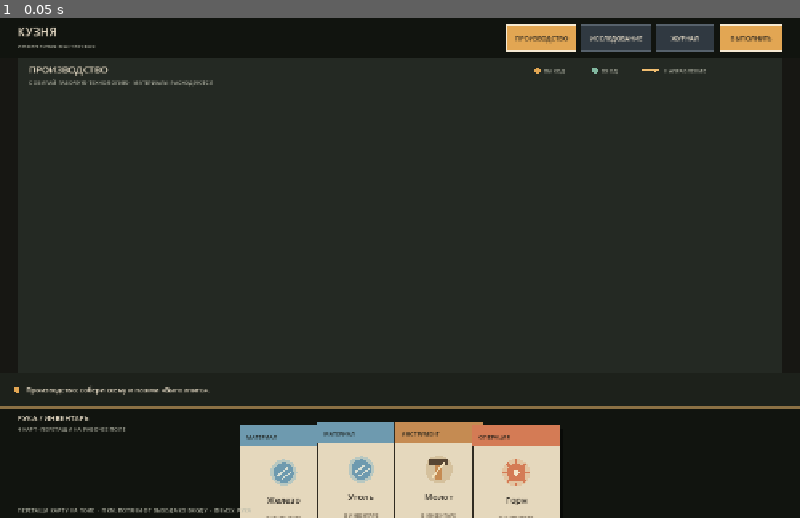
Above: before the commit, frame 1.
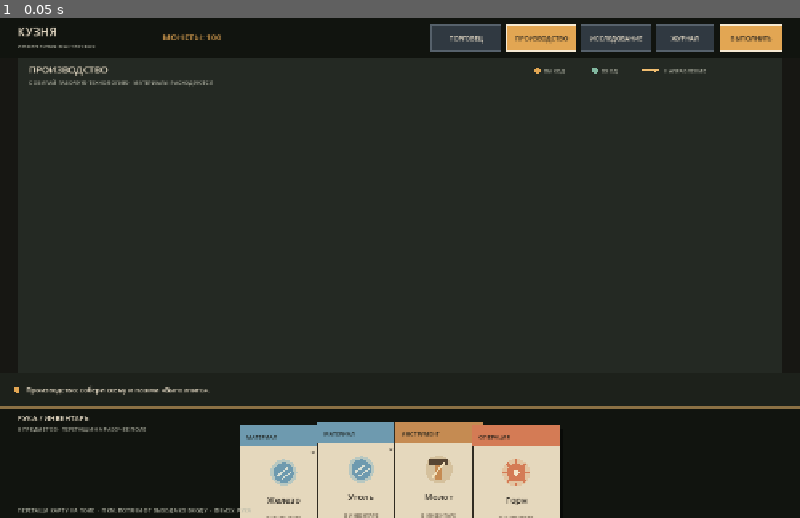
Above: after the commit, the same moment.

Repository: Blyaprint/new-1-bit-kuznya
Game: Godot game, scene res://scenes/board_prototype.tscn
Same seed, same stepped clock (60 frames per second), same inputs: the game is played once before the commit and once after it.
Inputs:
- Up to frame 1 (0.05 s): no input

The runs differ from the first frame. In frame 1, 0.7% of the frame differs, in the area x 2-63%, y 1-88%.

Commit message:
Add inventory quantities, trader economy and save/load core

Diff:
--- a/scripts/board_prototype.gd
+++ b/scripts/board_prototype.gd
@@ -19,6 +19,10 @@
 const OPERATION_COLOR := Color("#d47b55")
 const OBJECT_COLOR := Color("#8a9b72")
 const PRODUCT_COLOR := Color("#d2b45d")
+const SAVE_PATH := "user://kuznya_save.json"
+const IRON_BUY_PRICE := 12
+const COAL_BUY_PRICE := 5
+const HORSESHOE_SELL_PRICE := 30
 
 # Card definitions are shared; each mode keeps its own placement and graph.
 var cards: Array[Dictionary] = []
@@ -29,6 +33,8 @@
 
 var mode := "production"
 var journal_open := false
+var market_open := false
+var money := 100
 var drag_card_id := -1
 var drag_from_hand := false
 var drag_offset := Vector2.ZERO
@@ -44,18 +50,20 @@
 func _ready() -> void:
 	font = ThemeDB.fallback_font
 	mouse_filter = Control.MOUSE_FILTER_STOP
-	_add_card("Железо", "МАТЕРИАЛ")
-	_add_card("Уголь", "МАТЕРИАЛ")
+	_add_card("Железо", "МАТЕРИАЛ", 3)
+	_add_card("Уголь", "МАТЕРИАЛ", 3)
 	_add_card("Молот", "ИНСТРУМЕНТ")
 	_add_card("Горн", "ОПЕРАЦИЯ")
+	_load_game()
 	queue_redraw()
 
 
-func _add_card(title: String, category: String) -> void:
+func _add_card(title: String, category: String, quantity: int = 1) -> void:
 	cards.append({
 		"id": next_card_id,
 		"title": title,
 		"category": category,
+		"quantity": quantity,
 		"production_place": "hand",
 		"production_position": Vector2.ZERO,
 		"research_place": "hand",
@@ -97,6 +105,17 @@
 	elif event is InputEventMouseButton and event.button_index == MOUSE_BUTTON_LEFT:
 		mouse_position = event.position
 		if event.pressed:
+			if _market_button_rect().has_point(mouse_position):
+				market_open = not market_open
+				journal_open = false
+				accept_event()
+				queue_redraw()
+				return
+			if market_open:
+				_handle_market_click(mouse_position)
+				accept_event()
+				queue_redraw()
+				return
 			if _production_button_rect().has_point(mouse_position):
 				_switch_mode("production")
 				accept_event()
@@ -183,6 +202,10 @@
 	queue_redraw()
 
 
+func _market_button_rect() -> Rect2:
+	return Rect2(Vector2(size.x - 590.0, 12.0), Vector2(112.0, 40.0))
+
+
 func _production_button_rect() -> Rect2:
 	return Rect2(Vector2(size.x - 470.0, 12.0), Vector2(112.0, 40.0))
 
@@ -197,6 +220,116 @@
 
 func _action_button_rect() -> Rect2:
 	return Rect2(Vector2(size.x - 128.0, 12.0), Vector2(100.0, 40.0))
+
+
+func _market_panel_rect() -> Rect2:
+	return Rect2(size.x * 0.5 - 210.0, size.y * 0.5 - 170.0, 420.0, 340.0)
+
+
+func _market_action_rect(index: int) -> Rect2:
+	return Rect2(_market_panel_rect().position + Vector2(24.0, 86.0 + index * 48.0), Vector2(372.0, 38.0))
+
+
+func _handle_market_click(point: Vector2) -> void:
+	if _market_action_rect(0).has_point(point):
+		_buy_resource("Железо", IRON_BUY_PRICE)
+	elif _market_action_rect(1).has_point(point):
+		_buy_resource("Уголь", COAL_BUY_PRICE)
+	elif _market_action_rect(2).has_point(point):
+		_sell_horseshoes()
+	elif _market_action_rect(3).has_point(point):
+		_save_game()
+	elif _market_action_rect(4).has_point(point):
+		_load_game()
+
+
+func _buy_resource(title: String, price: int) -> void:
+	if money < price:
+		execution_message = "Не хватает денег. Нужно: %d монет." % price
+		return
+	money -= price
+	var found := false
+	for card in cards:
+		if str(card.title) == title:
+			card.quantity = int(card.get("quantity", 1)) + 1
+			found = true
+			break
+	if not found:
+		_add_card(title, "МАТЕРИАЛ")
+	execution_message = "Куплено: %s. Остаток: %d монет." % [title.to_lower(), money]
+	_save_game()
+
+
+func _sell_horseshoes() -> void:
+	var sold := 0
+	for card in cards.duplicate():
+		if str(card.title) == "Подкова":
+			sold += int(card.get("quantity", 1))
+			cards.erase(card)
+	if sold == 0:
+		execution_message = "Пока нечего продавать. Сначала изготовь подковы."
+		return
+	money += sold * HORSESHOE_SELL_PRICE
+	execution_message = "Продано подков: %d. Выручка: %d монет." % [sold, sold * HORSESHOE_SELL_PRICE]
+	_save_game()
+
+
+func _save_game() -> void:
+	var saved_cards: Array[Dictionary] = []
+	for card in cards:
+		var data: Dictionary = card.duplicate()
+		data["production_position"] = [Vector2(card.production_position).x, Vector2(card.production_position).y]
+		data["research_position"] = [Vector2(card.research_position).x, Vector2(card.research_position).y]
+		saved_cards.append(data)
+	var payload := {
+		"version": 1,
+		"money": money,
+		"cards": saved_cards,
+		"production_links": production_links,
+		"research_links": research_links,
+		"discoveries": discoveries,
+		"next_card_id": next_card_id
+	}
+	var file := FileAccess.open(SAVE_PATH, FileAccess.WRITE)
+	if file == null:
+		execution_message = "Не удалось сохранить игру."
+		return
+	file.store_string(JSON.stringify(payload))
+	execution_message = "Игра сохранена."
+
+
+func _load_game() -> void:
+	if not FileAccess.file_exists(SAVE_PATH):
+		return
+	var file := FileAccess.open(SAVE_PATH, FileAccess.READ)
+	if file == null:
+		return
+	var parsed: Variant = JSON.parse_string(file.get_as_text())
+	if typeof(parsed) != TYPE_DICTIONARY or int(parsed.get("version", 0)) != 1:
+		return
+	money = maxi(0, int(parsed.get("money", 100)))
+	cards.clear()
+	for raw_card in parsed.get("cards", []):
+		if typeof(raw_card) != TYPE_DICTIONARY:
+			continue
+		var card: Dictionary = raw_card.duplicate()
+		var pp: Array = card.get("production_position", [0.0, 0.0])
+		var rp: Array = card.get("research_position", [0.0, 0.0])
+		card["production_position"] = Vector2(float(pp[0]), float(pp[1]))
+		card["research_position"] = Vector2(float(rp[0]), float(rp[1]))
+		card["quantity"] = maxi(1, int(card.get("quantity", 1)))
+		cards.append(card)
+	production_links.clear()
+	for link in parsed.get("production_links", []):
+		production_links.append(str(link))
+	research_links.clear()
+	for link in parsed.get("research_links", []):
+		research_links.append(str(link))
+	discoveries.clear()
+	for discovery in parsed.get("discoveries", []):
+		discoveries.append(str(discovery))
+	next_card_id = maxi(1, int(parsed.get("next_card_id", cards.size() + 1)))
+	execution_message = "Сохранение загружено."
 
 
 func _execute_production() -> void:
@@ -232,11 +365,16 @@
 		execution_message = "Подкова не готова. Не хватает этапов: %s." % "; ".join(missing_steps)
 		return
 
+	if int(by_title["Железо"].get("quantity", 1)) < 1 or int(by_title["Уголь"].get("quantity", 1)) < 1:
+		execution_message = "Закончились материалы. Купи железо и уголь у торговца."
+		return
 	var blank_position: Vector2 = Vector2(by_title["Железо"].production_position)
-	var consumed_ids := [
-		int(by_title["Железо"].id),
-		int(by_title["Уголь"].id)
-	]
+	var consumed_ids: Array[int] = []
+	for material_title in ["Железо", "Уголь"]:
+		var material: Dictionary = by_title[material_title]
+		material.quantity = int(material.get("quantity", 1)) - 1
+		if int(material.quantity) <= 0:
+			consumed_ids.append(int(material.id))
 	for card in cards.duplicate():
 		if consumed_ids.has(int(card.id)):
 			cards.erase(card)
@@ -246,7 +384,8 @@
 	var result_card: Dictionary = cards.back()
 	result_card.production_place = "board"
 	result_card.production_position = blank_position
-	execution_message = "Подкова изготовлена. Железо и уголь израсходованы; горн и молот сохранены."
+	execution_message = "Подкова изготовлена. Материалы списаны со склада."
+	_save_game()
 
 
 func _run_experiment() -> void:
@@ -270,6 +409,7 @@
 		discoveries.append("Ковка")
 		_add_card("Ковка", "ОПЕРАЦИЯ")
 		execution_message = "Открытие: «Ковка». Новая операция добавлена в инвентарь."
+		_save_game()
 	elif has_iron and has_heat and has_hammer:
 		execution_message = "Эксперимент повторён. Ковка уже известна; попробуй другую комбинацию."
 	else:
@@ -506,6 +646,8 @@
 	draw_line(Vector2(0, HEADER_HEIGHT), Vector2(size.x, HEADER_HEIGHT), Color("#55452f"), 2.0)
 	draw_string(font, Vector2(28, 29), "КУЗНЯ", HORIZONTAL_ALIGNMENT_LEFT, -1, 19, CARD_BORDER)
 	draw_string(font, Vector2(28, 49), "ИНЖЕНЕРНАЯ МАСТЕРСКАЯ", HORIZONTAL_ALIGNMENT_LEFT, -1, 9, MUTED)
+	draw_string(font, Vector2(260, 36), "МОНЕТЫ: %d" % money, HORIZONTAL_ALIGNMENT_LEFT, 150, 14, ACCENT)
+	_draw_header_button(_market_button_rect(), "ТОРГОВЕЦ", market_open)
 	_draw_header_button(_production_button_rect(), "ПРОИЗВОДСТВО", mode == "production")
 	_draw_header_button(_research_button_rect(), "ИССЛЕДОВАНИЕ", mode == "research")
 	_draw_header_button(_journal_button_rect(), "ЖУРНАЛ", journal_open)
@@ -540,6 +682,8 @@
 			draw_circle(mouse_position, 7.0, ACCENT)
 	if journal_open:
 		_draw_journal()
+	if market_open:
+		_draw_market()
 	draw_string(font, Vector2(28, size.y - 9), "ПЕРЕТАЩИ КАРТУ НА ПОЛЕ  ·  ПКМ: ПОТЯНИ ОТ ВЫХОДА КО ВХОДУ  ·  ВНИЗУ: РУКА", HORIZONTAL_ALIGNMENT_LEFT, -1, 9, MUTED)
 
 
@@ -615,7 +759,10 @@
 	draw_rect(hand_area, Color("#11140f"))
 	draw_rect(Rect2(0, hand_area.position.y, size.x, 3.0), Color("#8b7044"))
 	draw_string(font, Vector2(28, size.y - HAND_HEIGHT + 22), "РУКА / ИНВЕНТАРЬ", HORIZONTAL_ALIGNMENT_LEFT, -1, 12, CARD_BORDER)
-	draw_string(font, Vector2(28, size.y - HAND_HEIGHT + 39), "%d КАРТ · ПЕРЕТАЩИ НА РАБОЧЕЕ ПОЛЕ" % _hand_cards().size(), HORIZONTAL_ALIGNMENT_LEFT, -1, 9, MUTED)
+	var total_items := 0
+	for card in _hand_cards():
+		total_items += int(card.get("quantity", 1))
+	draw_string(font, Vector2(28, size.y - HAND_HEIGHT + 39), "%d ПРЕДМЕТОВ · ПЕРЕТАЩИ НА РАБОЧЕЕ ПОЛЕ" % total_items, HORIZONTAL_ALIGNMENT_LEFT, -1, 9, MUTED)
 	var hand := _hand_cards()
 	for i in range(hand.size()):
 		if int(hand[i].id) == drag_card_id:
@@ -634,6 +781,8 @@
 	draw_string(font, top_left + Vector2(10, 22), _category_label(str(card.category)), HORIZONTAL_ALIGNMENT_LEFT, CARD_SIZE.x - 20, 9, Color("#171914"))
 	_draw_card_emblem(str(card.category), top_left + Vector2(CARD_SIZE.x * 0.5, 76), role_color)
 	draw_string(font, top_left + Vector2(8, 125), str(card.title), HORIZONTAL_ALIGNMENT_CENTER, CARD_SIZE.x - 16, 14, INK)
+	if int(card.get("quantity", 1)) > 1:
+		draw_string(font, top_left + Vector2(CARD_SIZE.x - 32, 48), "×%d" % int(card.quantity), HORIZONTAL_ALIGNMENT_CENTER, 26, 12, INK)
 	draw_line(top_left + Vector2(10, 135), top_left + Vector2(CARD_SIZE.x - 10, 135), Color("#a99a7d"), 1.0)
 	draw_string(font, top_left + Vector2(8, 153), "УЗЕЛ СХЕМЫ" if on_board else "В ИНВЕНТАРЕ", HORIZONTAL_ALIGNMENT_CENTER, CARD_SIZE.x - 16, 8, Color("#675b49"))
 	if on_board:
@@ -712,6 +861,27 @@
 			draw_arc(center, 12.0, 0.2, TAU - 0.2, 28, Color("#fff0bd"), 4.0)
 
 
+func _draw_market() -> void:
+	var panel := _market_panel_rect()
+	draw_rect(panel, Color("#171b15"))
+	draw_rect(panel, Color("#d0a15e"), false, 2.0)
+	draw_rect(Rect2(panel.position, Vector2(panel.size.x, 48.0)), Color("#4a3a27"))
+	draw_string(font, panel.position + Vector2(20, 30), "ТОРГОВЕЦ", HORIZONTAL_ALIGNMENT_LEFT, -1, 18, CARD_BORDER)
+	var labels := [
+		"Купить железо — %d монет" % IRON_BUY_PRICE,
+		"Купить уголь — %d монет" % COAL_BUY_PRICE,
+		"Продать все подковы — %d за штуку" % HORSESHOE_SELL_PRICE,
+		"Сохранить игру",
+		"Загрузить сохранение"
+	]
+	for i in range(labels.size()):
+		var rect := _market_action_rect(i)
+		draw_rect(rect, Color("#394237"))
+		draw_rect(rect, Color("#b89a68"), false, 1.0)
+		draw_string(font, rect.position + Vector2(12, 24), labels[i], HORIZONTAL_ALIGNMENT_LEFT, rect.size.x - 24, 11, CARD_BORDER)
+	draw_string(font, panel.position + Vector2(24, panel.size.y - 14), "Деньги: %d монет" % money, HORIZONTAL_ALIGNMENT_LEFT, -1, 11, ACCENT)
+
+
 func _draw_journal() -> void:
 	var panel := Rect2(size.x - 330.0, 72.0, 300.0, 220.0)
 	draw_rect(panel, Color("#171b15"))
